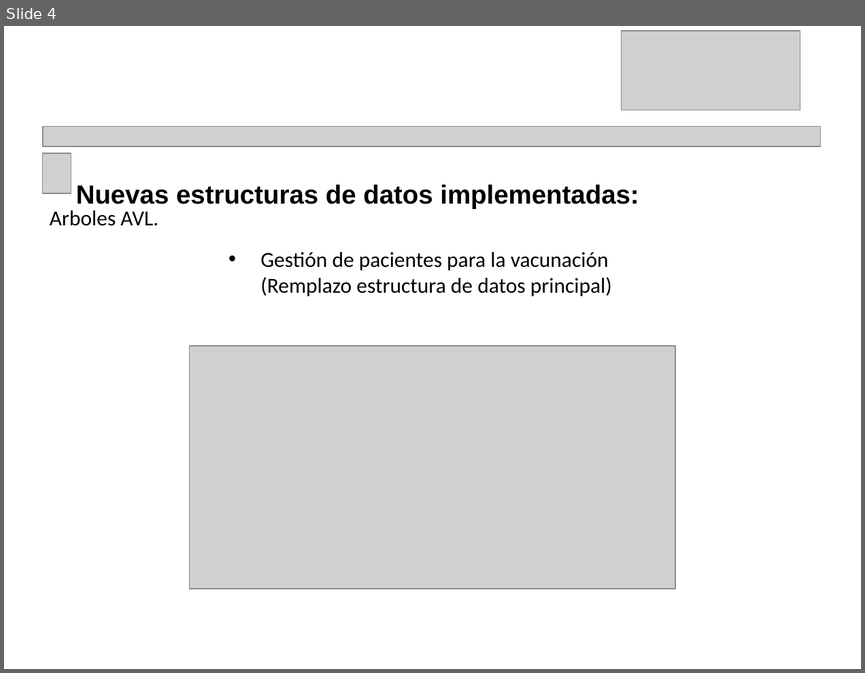
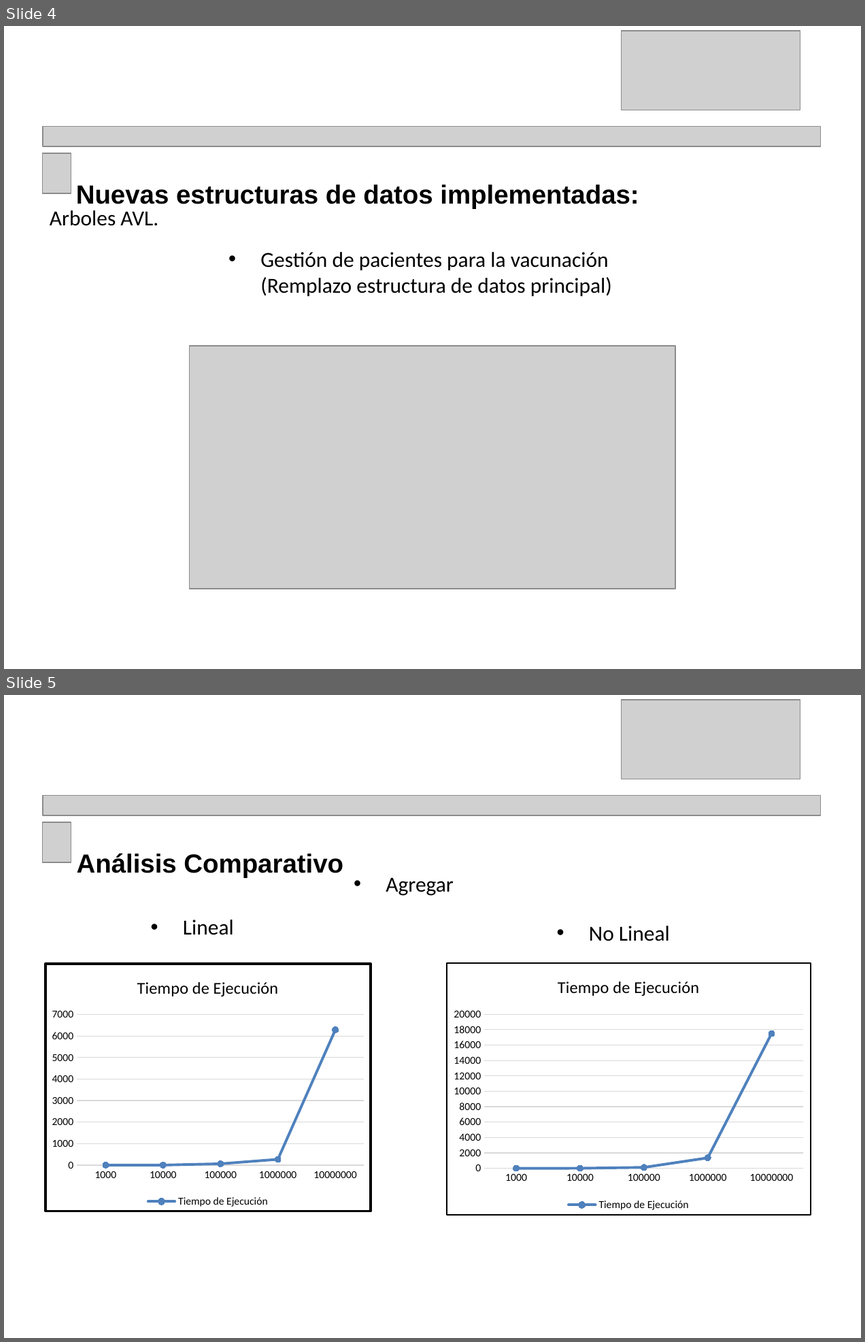
Before and after one commit to Carlixtos/GestorAsistenteVAC, a slide deck: docs/ED-Proyecto-Entrega2-presentacion-Equipo-4.pptx. Shown one above the other, each under a label of ours: slide 4 before the commit, slides 4 and 5 after it. The pictures are 865x673 and 865x1342 pixels, drawn with LibreOffice and Linux fonts; fonts in the diff are those of the drawing; grey boxes stand for pictures. Boxes give left, top, right and bottom in pixels: in the first picture for what was removed or moved away, otherwise in the second. Text is boxed around its words. In the diff, an @@ line names an element or a change of style, - is before the commit and + after.

```diff
--- a/docs/ED-Proyecto-Entrega2-presentacion-Equipo-4.pptx
+++ b/docs/ED-Proyecto-Entrega2-presentacion-Equipo-4.pptx
@@ slide 5 added at [4, 695, 861, 1338], background #FFFFFF @@
@@ picture added at [621, 700, 800, 779] @@
@@ picture added at [43, 795, 821, 815] @@
@@ picture added at [43, 821, 71, 862] @@
@@ text added at [77, 853, 343, 878], 22 pt, text #000000, bold @@
+Análisis Comparativo
@@ text added at [385, 877, 453, 896], 18 pt, text #000000 @@
+• Agregar
@@ text added at [183, 919, 234, 935], 18 pt, text #000000 @@
+• Lineal
@@ text added at [589, 926, 670, 941], 18 pt, text #000000 @@
+• No Lineal
@@ line chart added at [44, 962, 372, 1212] @@
+title "Tiempo de Ejecución"
+categories: 1000, 10000, 100000, 1000000, 10000000
+Tiempo de Ejecución: 0, 0, 100, 300, 6300
@@ line chart added at [446, 962, 811, 1215] @@
+title "Tiempo de Ejecución"
+categories: 1000, 10000, 100000, 1000000, 10000000
+Tiempo de Ejecución: 0, 0, 100, 1400, 17500
```
Also in this commit, not shown: 3 other slides added, 1 slide removed, 2 other files.
